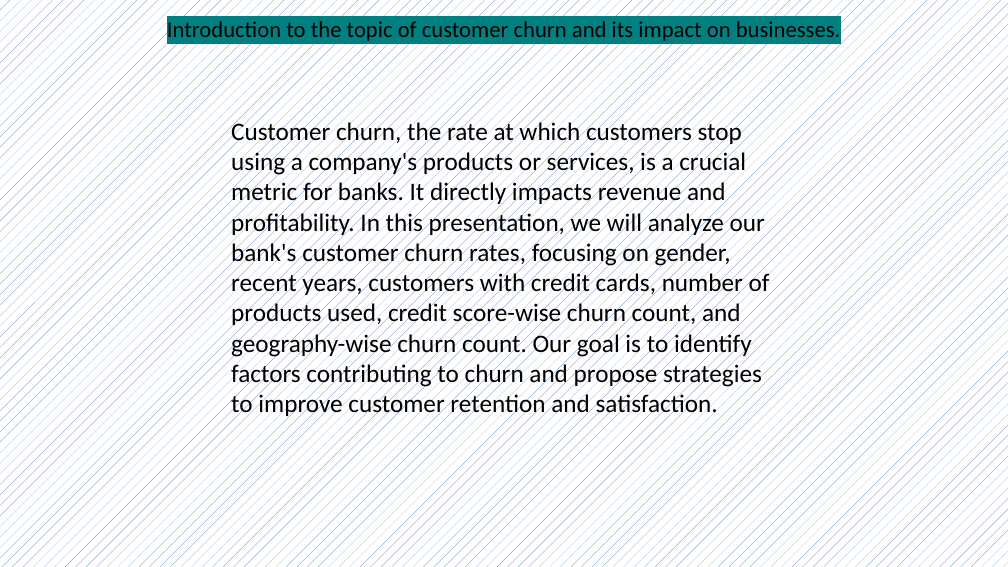
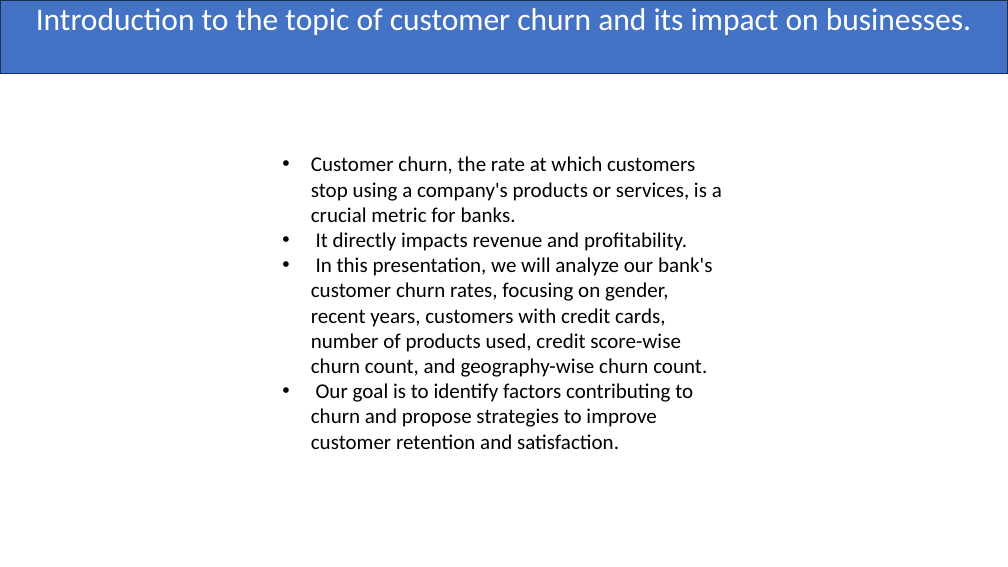
Before and after one commit to Lokesh272000/SQL-Project, a slide deck: slide 2 of Capstone Presentation.pptx. Drawn at 1008x567 pixels with LibreOffice and Linux fonts; fonts in the diff are those of the drawing. Boxes give left, top, right and bottom in pixels: in the first picture for what was removed or moved away, otherwise in the second. Text is boxed around its words. In the diff, an @@ line names an element or a change of style, - is before the commit and + after.

```diff
--- a/Capstone Presentation.pptx
+++ b/Capstone Presentation.pptx
@@ background pattern #4472C4 on #FFFFFF to #FFFFFF @@
@@ rectangle "Introduction to the topic of ...": place and size @@
-rectangle "Introduction to the topic of ..." at (167,21,841,41)
+rectangle "Introduction to the topic of ..." at (0,0,1008,73)
@@ rectangle "Introduction to the topic of ..." at (0,0,1008,73): size 21.6 to 30 pt, text colour #000000 to #FFFFFF, highlight #008080 to none; line spacing 0.9 to 1; vertical alignment bottom to middle; fill none to #4472C4; outline none to #1E3256 1 pt @@
@@ text at (311,156,722,449): text changed; size 24 to 20 pt @@
-Customer churn, the rate at which customers stop using a company's products or services, is a crucial metric for banks. It directly impacts revenue and profitability. In this presentation, we will analyze our bank's customer churn rates, focusing on gender, recent years, customers with credit cards, number of products used, credit score-wise churn count, and geography-wise churn count. Our goal is to identify factors contributing to churn and propose strategies to improve customer retention and satisfaction.
+• Customer churn, the rate at which customers stop using a company's products or services, is a crucial metric for banks.
+• It directly impacts revenue and profitability.
+• In this presentation, we will analyze our bank's customer churn rates, focusing on gender, recent years, customers with credit cards, number of products used, credit score-wise churn count, and geography-wise churn count.
+• Our goal is to identify factors contributing to churn and propose strategies to improve customer retention and satisfaction.
```
Also in this commit, not shown: 19 other slides changed, 1 slide added, 1 slide removed.
